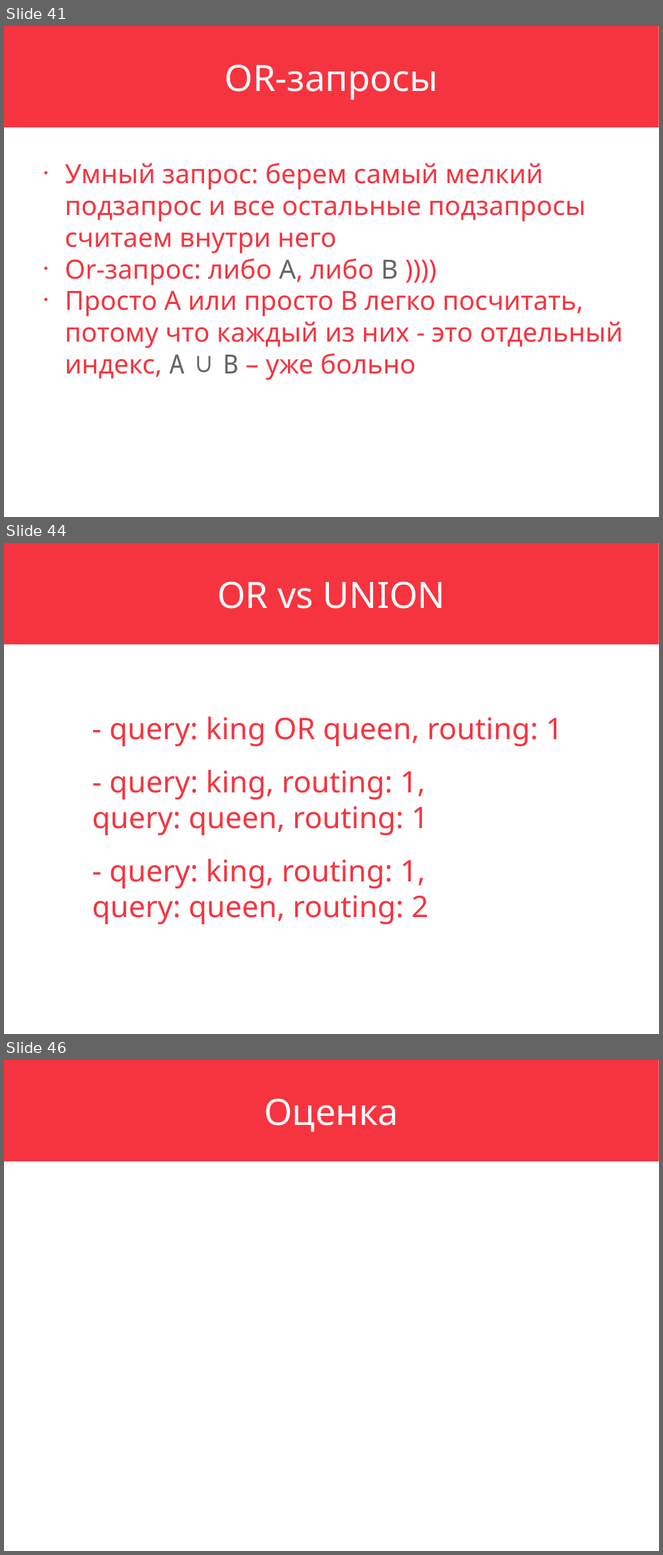
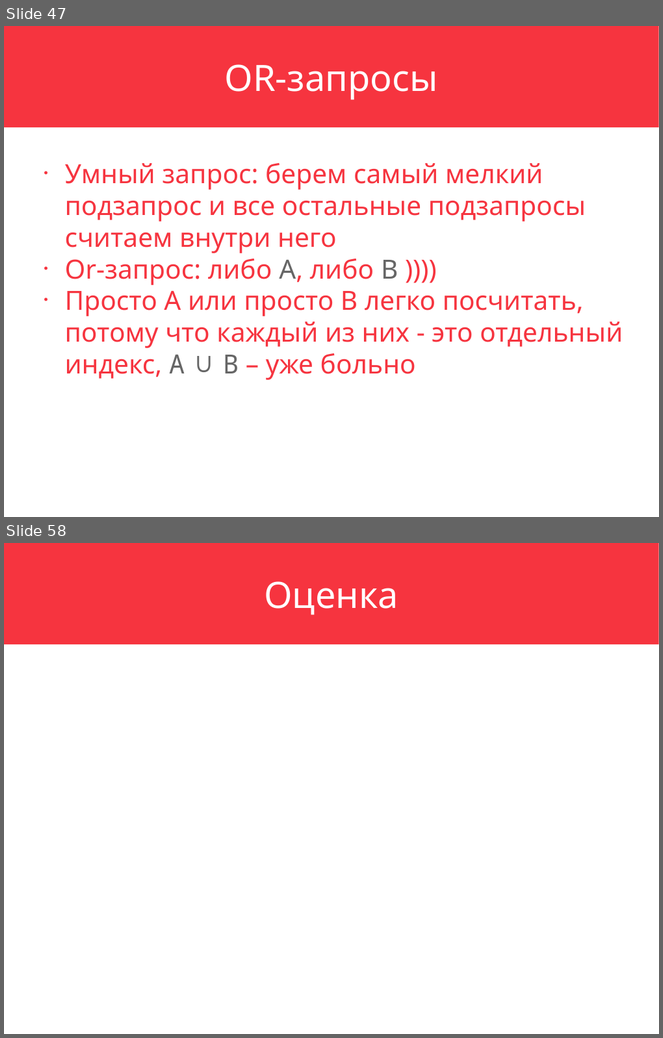
Before and after one commit to ayte-io/slides, a slide deck: src/etki/2018/12/elasticsearch-inside-out/elasticsearch-inside-out.pptx. Shown one above the other, each under a label of ours: slides 41, 44 and 46 before the commit, slides 47 and 58 after it; the slides between them are not shown. The pictures are 663x1555 and 663x1038 pixels, drawn with LibreOffice and Linux fonts; fonts in the diff are those of the drawing. Boxes give left, top, right and bottom in pixels: in the first picture for what was removed or moved away, otherwise in the second. Text is boxed around its words. In the diff, an @@ line names an element or a change of style, - is before the commit and + after.

```diff
--- a/src/etki/2018/12/elasticsearch-inside-out/elasticsearch-inside-out.pptx
+++ b/src/etki/2018/12/elasticsearch-inside-out/elasticsearch-inside-out.pptx
@@ slide 44 removed at (x1=4, y1=543, x2=659, y2=1034), background #FFFFFF @@
@@ rectangle removed at (x1=4, y1=543, x2=659, y2=644) @@
-OR vs UNION
@@ text removed at (x1=92, y1=717, x2=563, y2=925) @@
-- query: king OR queen, routing: 1
-- query: king, routing: 1,
-query: queen, routing: 1
-- query: king, routing: 1,
-query: queen, routing: 2
@@ what was slide 41 is now slide 47 @@
@@ what was slide 46 is now slide 58 @@
```
Also in this commit, not shown: 16 slides changed, 15 slides added, 5 other slides removed, 22 other files.
